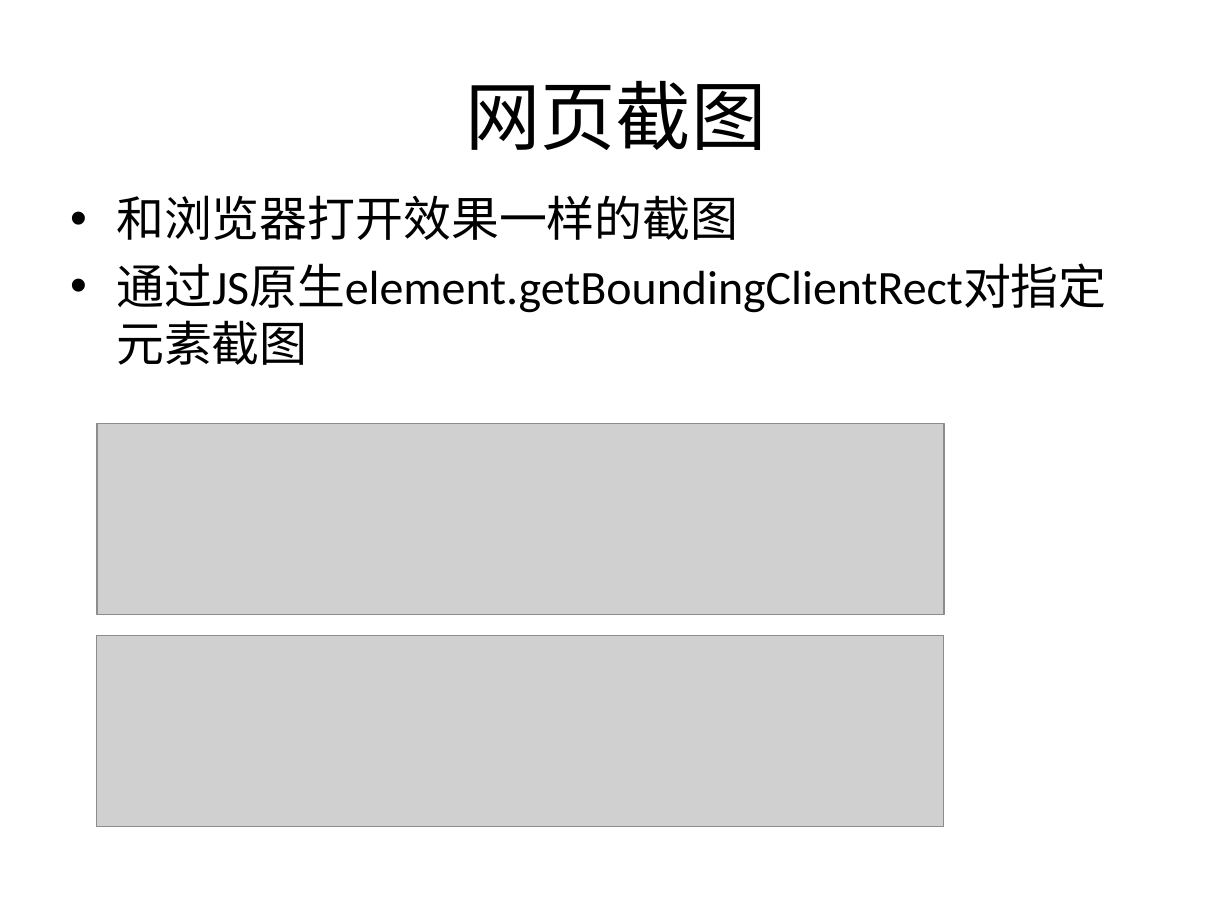
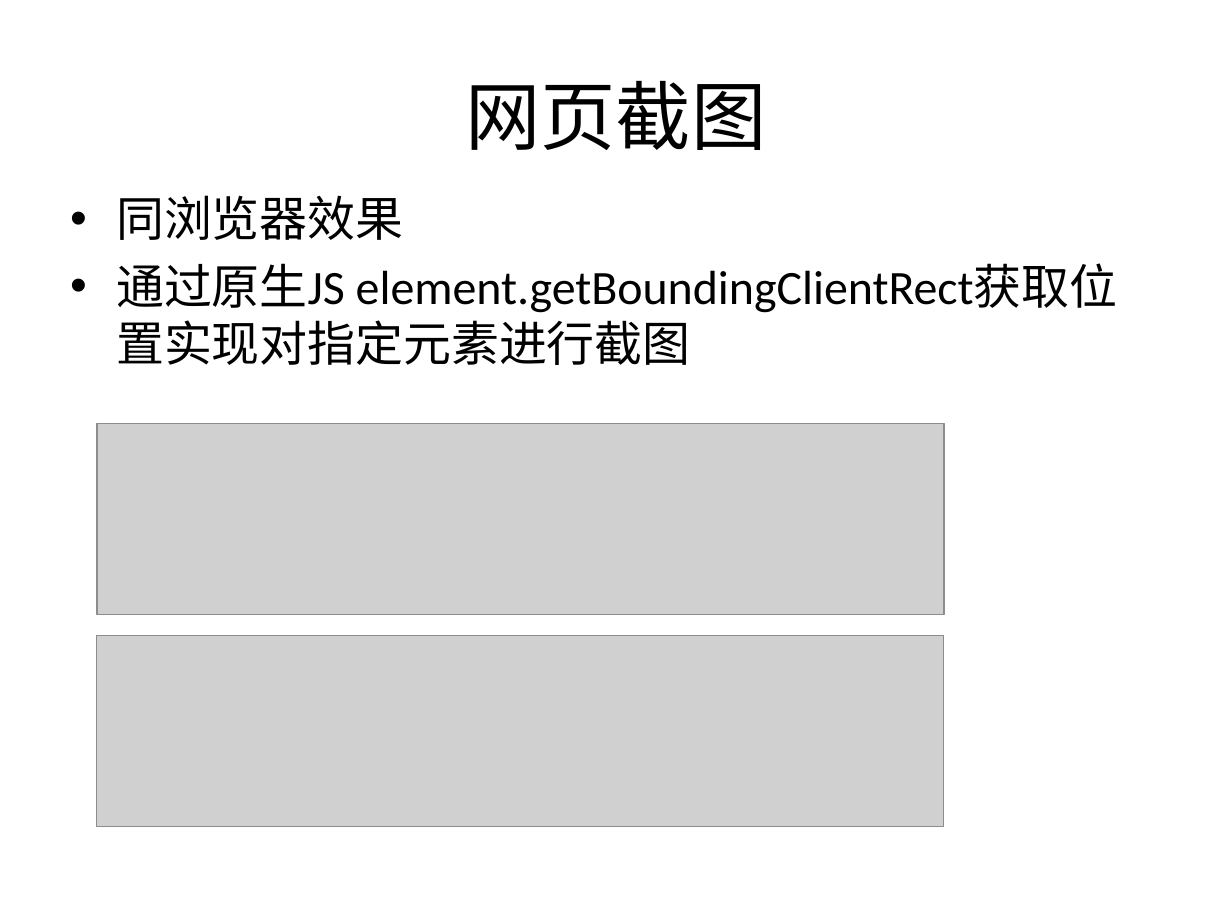
Before and after one commit to zcs19871221/mydoc, a slide deck: slide 6 of phantomJs介绍-张成思.pptx. Drawn at 1232x924 pixels with LibreOffice and Linux fonts; fonts in the diff are those of the drawing; grey boxes stand for pictures. Boxes give left, top, right and bottom in pixels: in the first picture for what was removed or moved away, otherwise in the second. Text is boxed around its words. In the diff, an @@ line names an element or a change of style, - is before the commit and + after.

```diff
--- a/phantomJs介绍-张成思.pptx
+++ b/phantomJs介绍-张成思.pptx
@@ text at [116,195,1118,313]: text changed @@
-• 和浏览器打开效果一样的截图
-• 通过JS原生element.getBoundingClientRect对指定元素截图
+• 同浏览器效果
+• 通过原生JS element.getBoundingClientRect获取位置实现对指定元素进行截图
```
Also in this commit, not shown: 6 other slides changed, 2 slides added, 2 slides removed, 1 other file.
